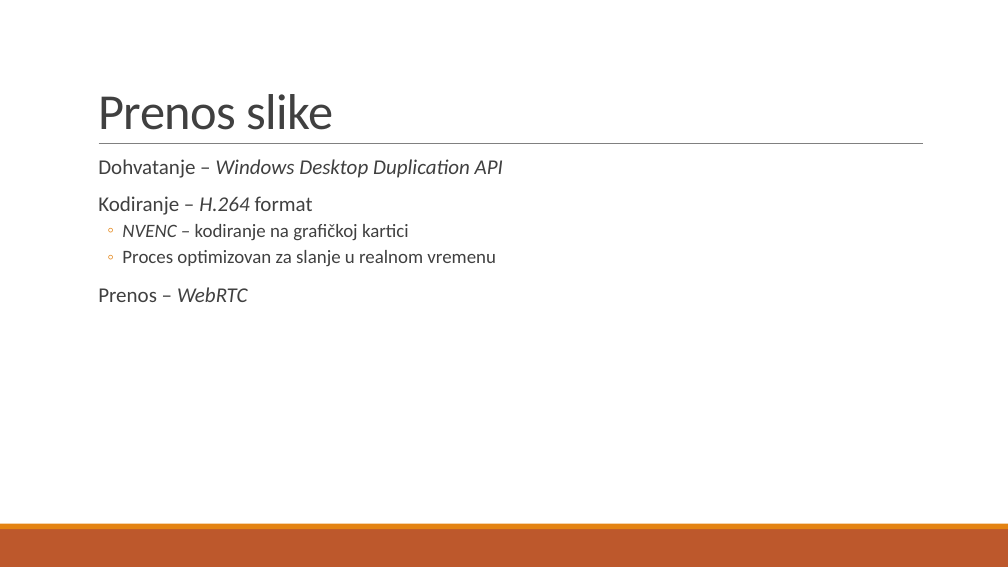
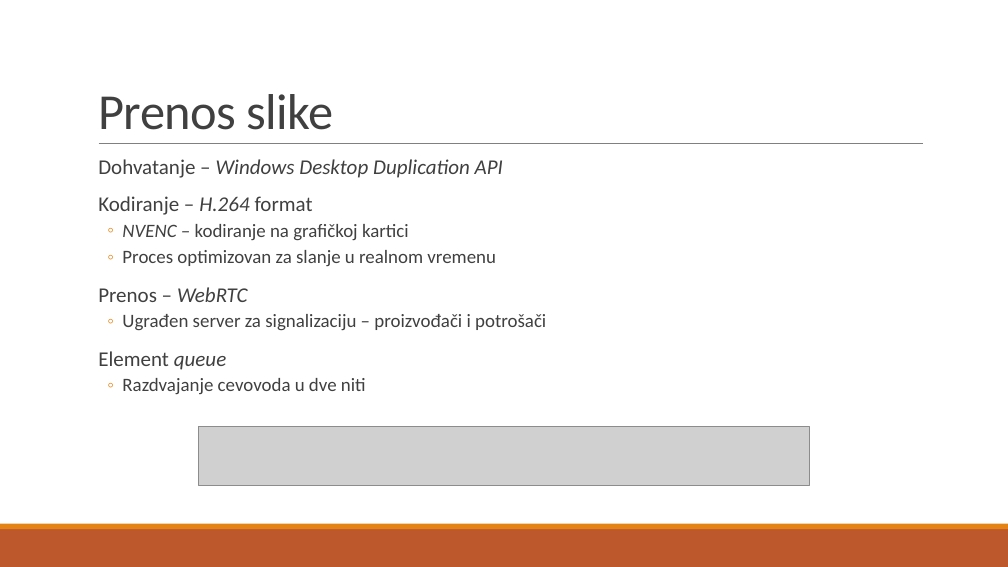
Before and after one commit to AleksandarDincic/cloud_gaming, a slide deck: slide 11 of docs/prezentacija.pptx (slide 10 before the commit). Drawn at 1008x567 pixels with LibreOffice and Linux fonts; fonts in the diff are those of the drawing; grey boxes stand for pictures. Boxes give left, top, right and bottom in pixels: in the first picture for what was removed or moved away, otherwise in the second. Text is boxed around its words. In the diff, an @@ line names an element or a change of style, - is before the commit and + after.

```diff
--- a/docs/prezentacija.pptx
+++ b/docs/prezentacija.pptx
@@ text at <box>98,314,546,394</box>: paragraphs added @@
+  ◦ Ugrađen server za signalizaciju – proizvođači i potrošači
+  Element queue
+  ◦ Razdvajanje cevovoda u dve niti
@@ picture added at <box>199,426,809,485</box> @@
```
Also in this commit, not shown: 8 other slides changed, 1 slide added.
